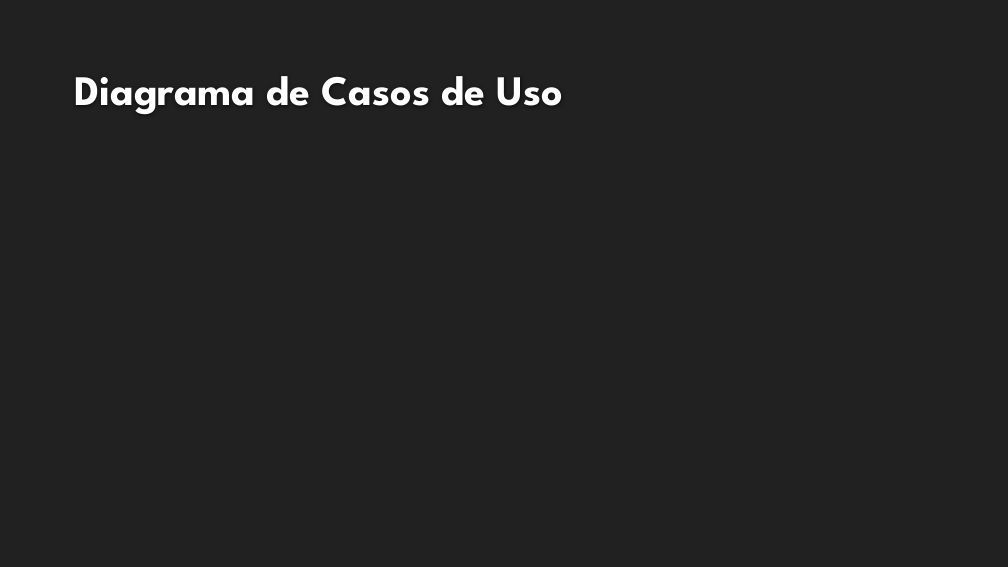
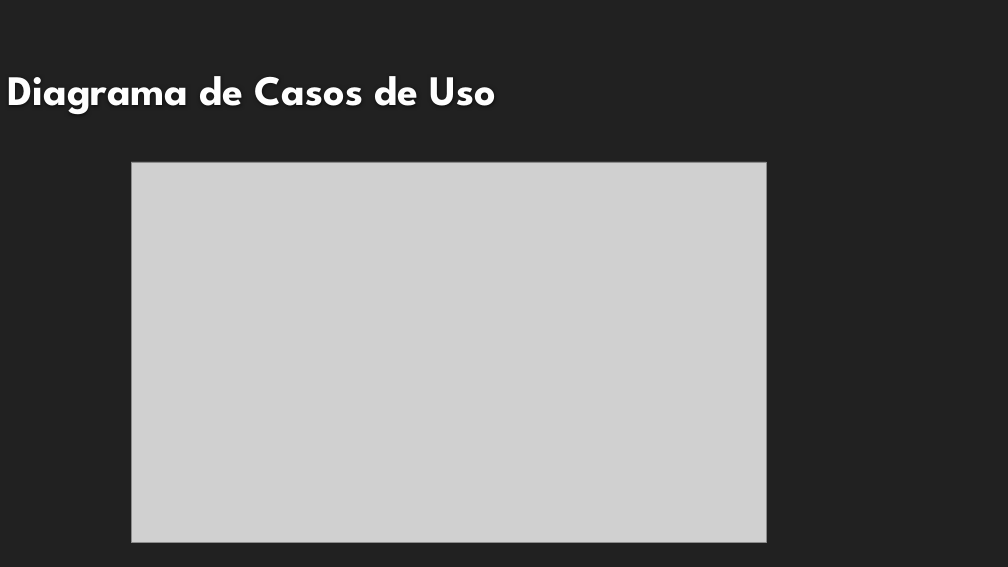
Before and after one commit to leaogui/IODWare, a slide deck: slide 6 of IODware.pptx (slide 4 before the commit). Drawn at 1008x567 pixels with LibreOffice and Linux fonts; fonts in the diff are those of the drawing; grey boxes stand for pictures; background and template pictures are left out. Boxes give left, top, right and bottom in pixels: in the first picture for what was removed or moved away, otherwise in the second. Text is boxed around its words. In the diff, an @@ line names an element or a change of style, - is before the commit and + after.

```diff
--- a/IODware.pptx
+++ b/IODware.pptx
@@ title "Diagrama de Casos de Uso": place and size @@
-title "Diagrama de Casos de Uso" at <box>75,76,562,114</box>
+title "Diagrama de Casos de Uso" at <box>8,76,495,114</box>
@@ picture added at <box>132,162,767,542</box> @@
```
Also in this commit, not shown: 1 other slide changed, 3 slides added.
